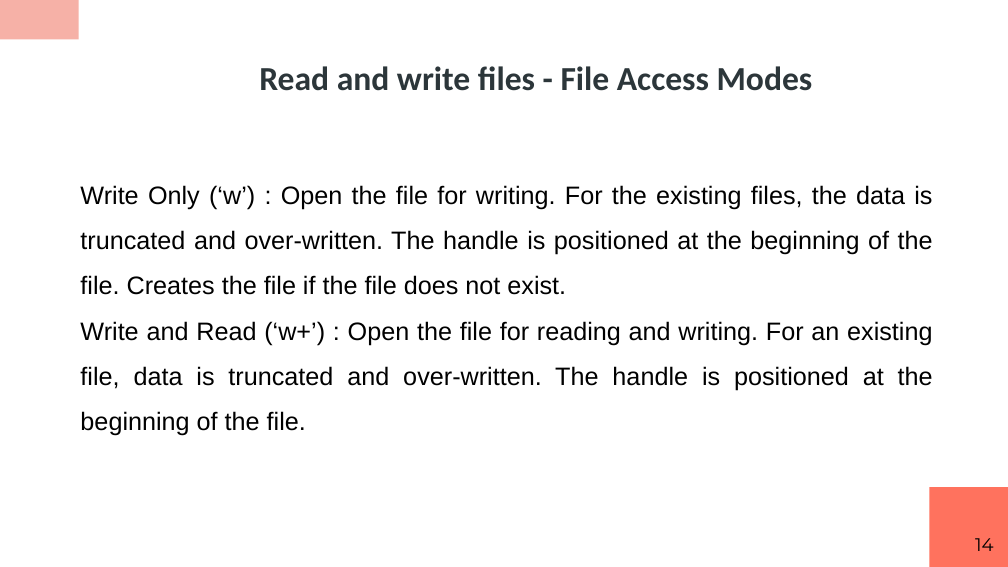
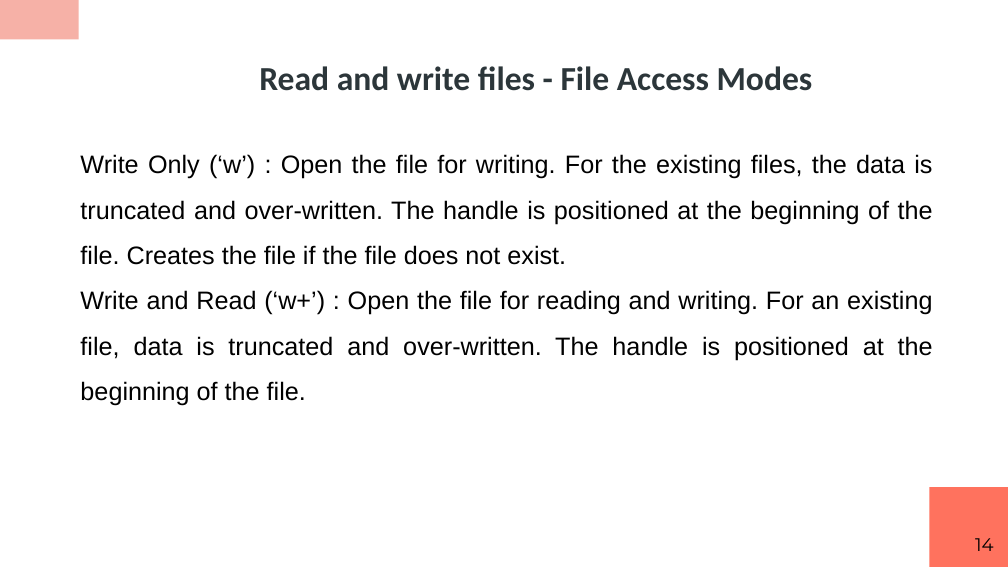
Before and after one commit to RashmivernekarN/ai_with_python_keonics, a slide deck: slide 14 of module2/ppt/Python Scripting.pptx. Drawn at 1008x567 pixels with LibreOffice and Linux fonts; fonts in the diff are those of the drawing. Boxes give left, top, right and bottom in pixels: in the first picture for what was removed or moved away, otherwise in the second. Text is boxed around its words. In the diff, an @@ line names an element or a change of style, - is before the commit and + after.

```diff
--- a/module2/ppt/Python Scripting.pptx
+++ b/module2/ppt/Python Scripting.pptx
@@ text "Write Only (‘w’) : Open ...": place and size @@
-text "Write Only (‘w’) : Open ..." at (80,185,933,436)
+text "Write Only (‘w’) : Open ..." at (80,154,933,406)
```
Also in this commit, not shown: 3 other slides changed, 11 slides added, 4 other files.
